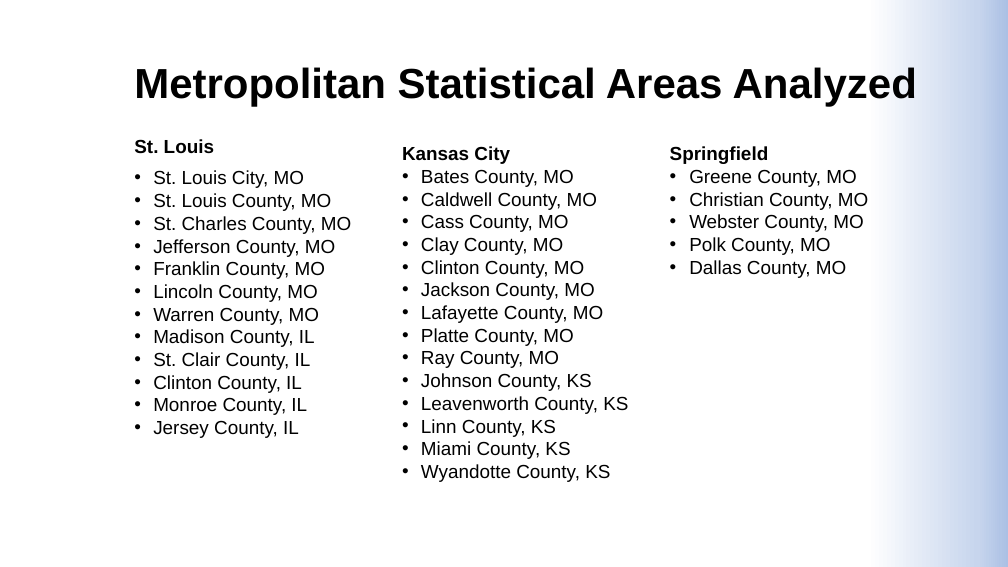
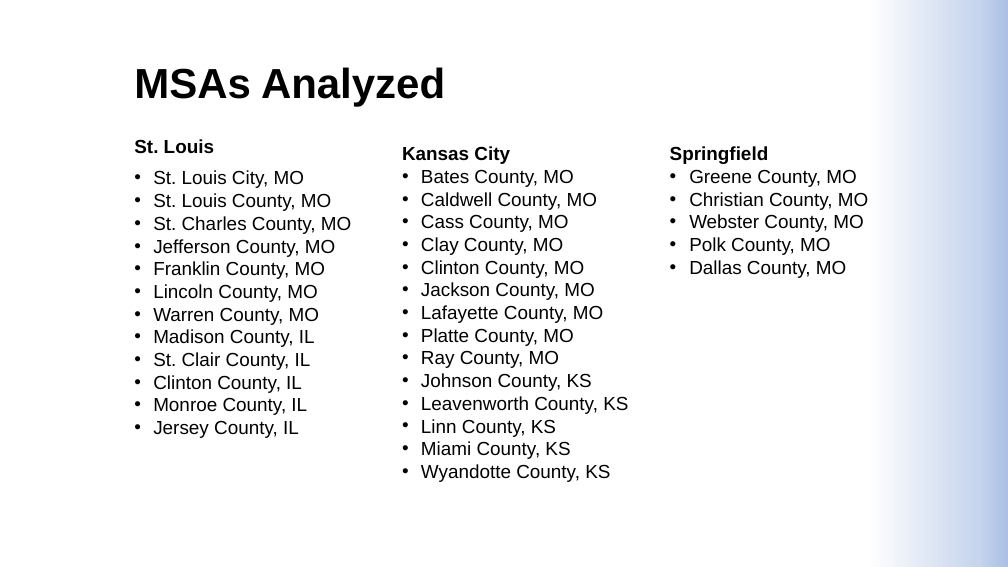
Before and after one commit to Ampwy5/Project1Git-, a slide deck: slide 10 of Missouri Commuter Analysis.pptx (slide 4 before the commit). Drawn at 1008x567 pixels with LibreOffice and Linux fonts; fonts in the diff are those of the drawing; background and template pictures are left out. Boxes give left, top, right and bottom in pixels: in the first picture for what was removed or moved away, otherwise in the second. Text is boxed around its words. In the diff, an @@ line names an element or a change of style, - is before the commit and + after.

```diff
--- a/Missouri Commuter Analysis.pptx
+++ b/Missouri Commuter Analysis.pptx
@@ title at (134,67,445,107): text changed @@
-Metropolitan Statistical Areas Analyzed
+MSAs Analyzed
```
Also in this commit, not shown: 1 other slide changed, 7 slides added, 6 slides removed, 6 other files.
